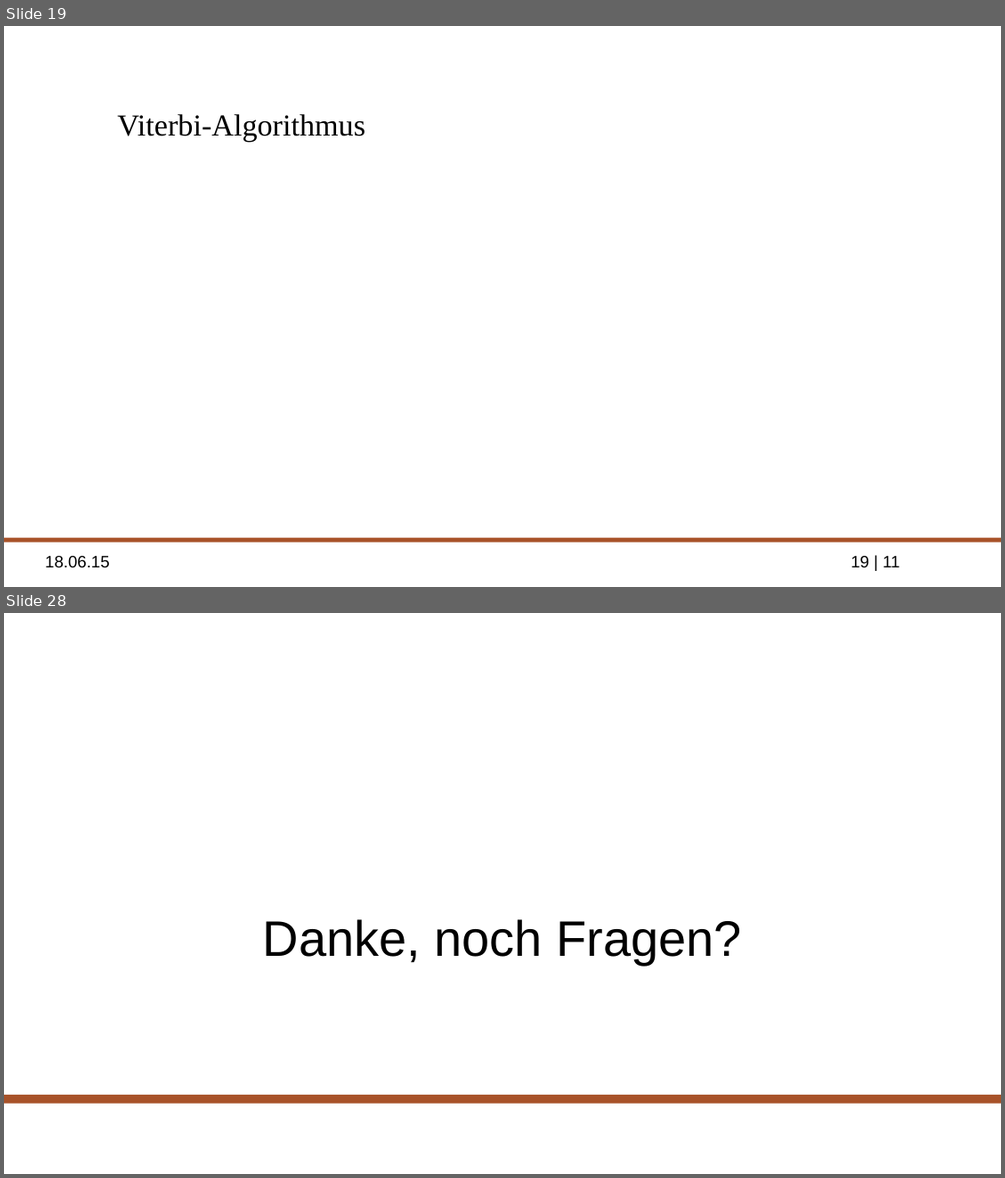
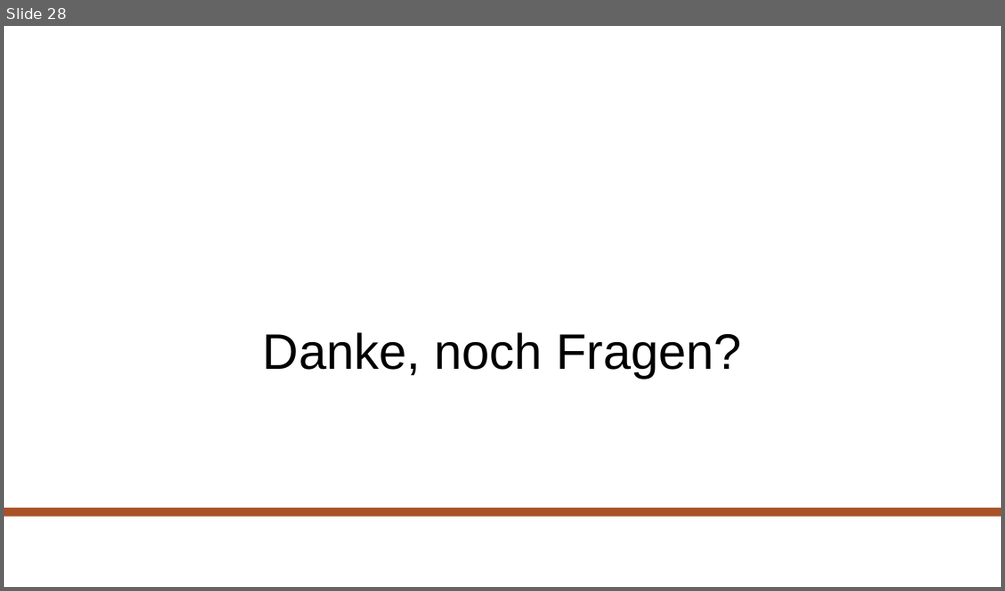
Before and after one commit to ppasler/Formale-Methoden-HMM, a slide deck: presentation/hidden_markov_pasler.odp. Shown one above the other, each under a label of ours: slides 19 and 28 before the commit, slide 28 after it; the slides between them are not shown. The pictures are 1005x1178 and 1005x591 pixels, drawn with LibreOffice and Linux fonts; fonts in the diff are those of the drawing; background and template pictures are left out. Boxes give left, top, right and bottom in pixels: in the first picture for what was removed or moved away, otherwise in the second. Text is boxed around its words. In the diff, an @@ line names an element or a change of style, - is before the commit and + after.

```diff
--- a/presentation/hidden_markov_pasler.odp
+++ b/presentation/hidden_markov_pasler.odp
@@ slide 19 removed at [4, 26, 1001, 587], background picture (left out) @@
@@ title removed at [117, 114, 365, 142] @@
-Viterbi-Algorithmus
@@ rectangle removed at [4, 538, 1001, 542] @@
@@ text removed at [45, 556, 110, 568] @@
-18.06.15
@@ page number removed at [850, 556, 899, 567] @@
-19 | 11
```
Also in this commit, not shown: 25 slides changed, 2 slides added, 1 other slide removed.
